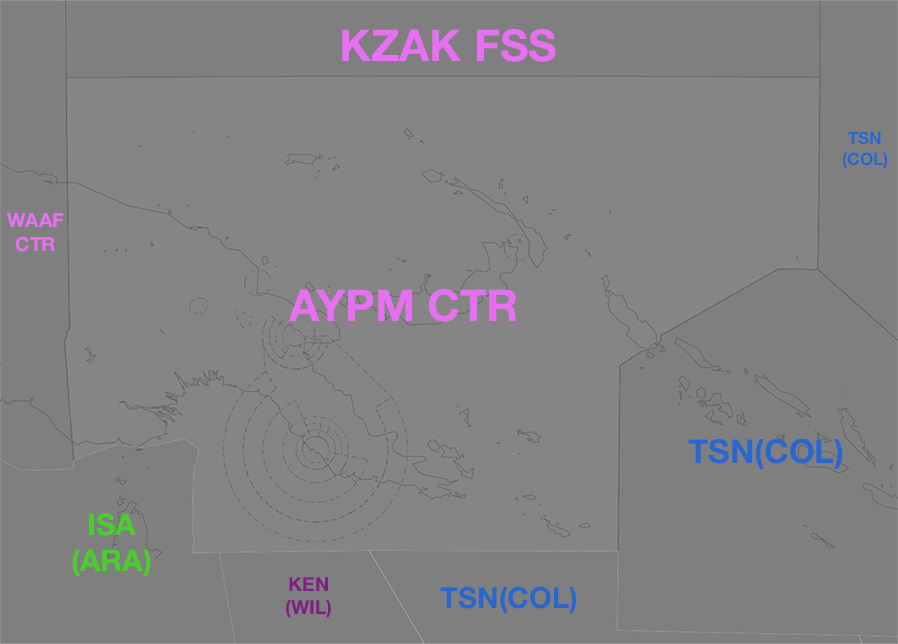
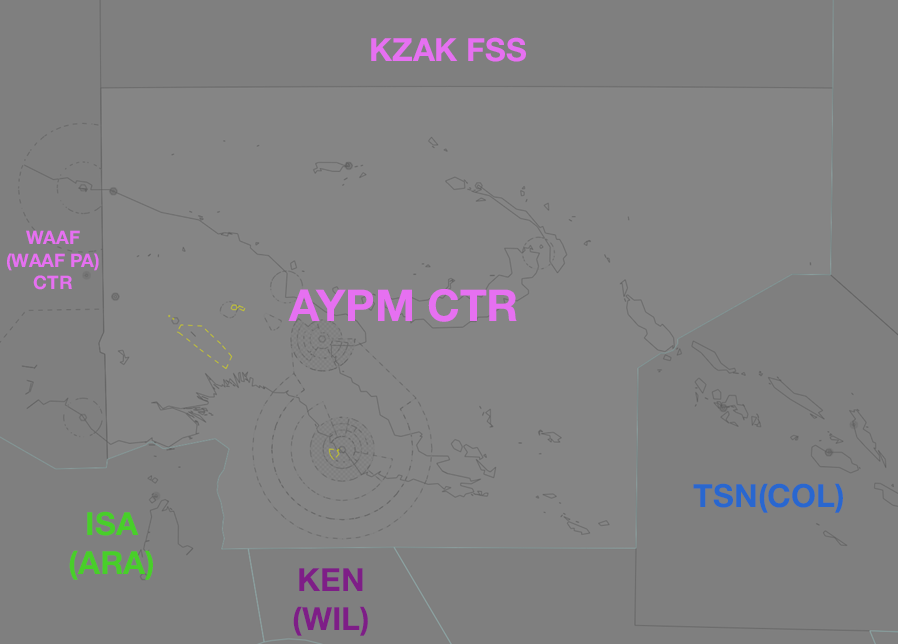
Revision of a layered (898, 644) image; what changed, layer by layer:
removed layer "TSN (COL)" over [843,131,888,168]
painted on "TSN(COL)" over [688,438,843,513]
painted on "KZAK FSS" over [342,29,556,62]
removed layer "TSN(COL)" (2nd of 2) over [440,586,577,614]
painted on "KEN (WIL)" over [286,568,368,636]
renamed "WAAF CTR" to "WAAF (WAAF PA) CTR", painted on it over [7,213,99,290]
painted on "ISA (ARA)" over [69,511,153,580]
renamed "Line 1" to "Layer 1", painted on it over [0,0,898,644]